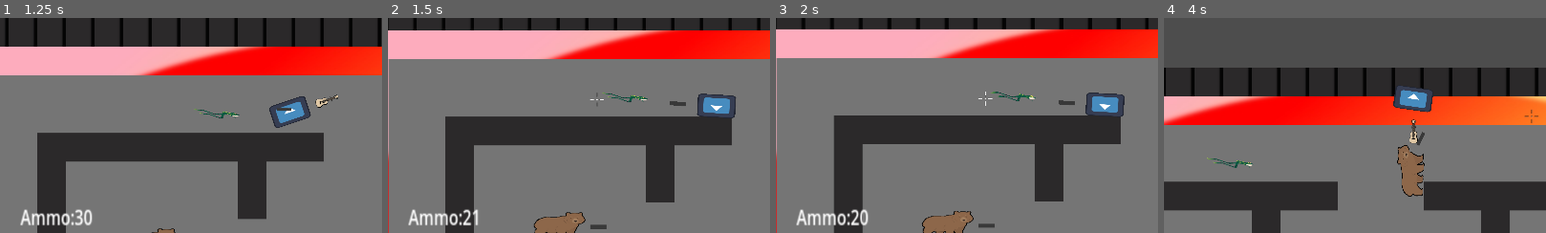
Above: before the commit, frames 1-4 (left to right).
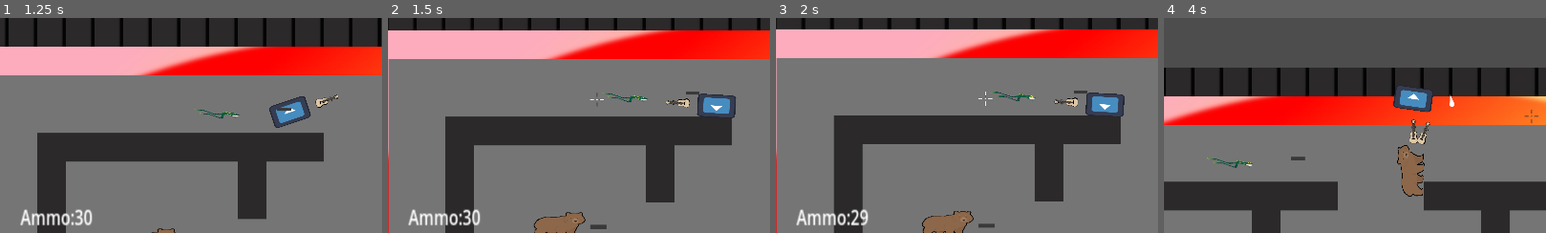
Above: after the commit, the same moments.

Repository: jceja3936/Speedial-Phoenix
Game: Godot game, scene res://scenes/Lvl1.tscn
The game is run twice, just before and just after one commit, with the same random seed, the same clock (stepped at 60 frames per second) and the same inputs. The engine's default icon, where the game draws it, is replaced by a stand-in: a white triangle on a blue panel in a dark square.
Inputs (mouse positions are % of the whole screen's width and height, from its top left):
- Up to frame 1 (1.25 s): move the mouse to (72, 45) at 0.52 s; hold Right (Right) from 0.53 s (still down); tap Shift (Drop) at 0.6 s; tap F (Pick up) at 0.8 s
- Up to frame 2 (1.5 s): move the mouse to (30, 55) at 1.27 s; release Right (Right) at 1.28 s; hold S (Down) from 1.28 s (still down); tap F (Pick up) at 1.35 s
- Up to frame 3 (2 s): keep holding S (Down); click (30, 55) at 1.55 s
- Up to frame 4 (4 s): tap Enter at 2 s; move the mouse to (60, 28) at 2.02 s; release S (Down) at 2.03 s; press the mouse at (60, 28) at 2.03 s; hold Right (Right) 2.03-2.78 s; tap Shift (Drop) at 2.3, 2.85 s; move the mouse to (45, 70) at 2.77 s; release the mouse at (45, 70) at 2.78 s; hold W (Up) 2.78-3.53 s; tap F (Pick up) at 3.05, 3.6 s; move the mouse to (80, 65) at 3.52 s; press the mouse at (80, 65) at 3.53 s; hold Left (Left) from 3.53 s (still down)
The pictures show only the part of the screen within x 11-61%, y 37-87%; the shares and areas given below are measured in that part.

Frame 1 is identical in both runs. In frame 2, 0.4% of the frame differs, in the area x 19-82%, y 34-97%; in frame 3, 0.2%; in frame 4, 0.3%.

Commit message:
Melee attacks implemented
Player can now use melee attacks to hurt enemies. Bugs not yet patched.

Diff:
--- /dev/null
+++ b/speedialChicago/assets/punch.svg
@@ -0,0 +1 @@
+<svg version="1.1" xmlns="http://www.w3.org/2000/svg" xmlns:xlink="http://www.w3.org/1999/xlink" width="70.42738" height="27.26482" viewBox="0,0,70.42738,27.26482"><g transform="translate(-202.92932,-166.36759)"><g data-paper-data="{&quot;isPaintingLayer&quot;:true}" fill="#ffffff" fill-rule="nonzero" stroke="#ffffff" stroke-width="2" stroke-linejoin="miter" stroke-miterlimit="10" stroke-dasharray="" stroke-dashoffset="0" style="mix-blend-mode: normal"><path d="M272.3567,180c0,6.97669 -5.75495,12.63241 -12.85403,12.63241c-7.09909,0 -12.85403,-5.65572 -12.85403,-12.63241c0,-6.97669 5.75495,-12.63241 12.85403,-12.63241c7.09909,0 12.85403,5.65572 12.85403,12.63241z" stroke-linecap="butt"/><path d="M258.17294,168.25408l-50.52964,13.29727l46.54046,7.97836z" stroke-linecap="round"/></g></g></svg>
--- a/speedialChicago/camera_2d.gd
+++ b/speedialChicago/camera_2d.gd
@@ -16,6 +16,10 @@
 		position = lerp(position, (player_pos + Vector2(100, 0).rotated(get_angle_to(mouse_pos))), .2)
 		$Cursors.position = player_pos
 		$Cursors.offset = Vector2(800, 0).rotated(get_angle_to(mouse_pos))
+	else:
+		position = lerp(position, player_pos, .4)
+		$Cursors.position = mouse_pos
+		$Cursors.offset = Vector2.ZERO
 
 
 	if Input.is_action_just_pressed("Respawn") and player.get("dead") == true:
--- a/speedialChicago/hun.gd
+++ b/speedialChicago/hun.gd
@@ -1,4 +1,6 @@
 extends Sprite2D
+
+@export var hitBox: ShapeCast2D
 
 var currentSprite: Texture
 var bullet: PackedScene = load("res://scenes/bullet.tscn")
@@ -8,15 +10,16 @@
 var rifle: PackedScene = load("res://scenes/rifle.tscn")
 var shotgun: PackedScene = load("res://scenes/shotgun.tscn")
 
-var pSound = load("res://assets/9mm.wav")
+var punchTexture: Texture = load("res://assets/punch.svg")
 
 var gunPickedUp = false
 
-var canFire = false
-var ammo = 10;
+var canFire = true
+var ammo = 0;
 var gunType = 0
 var dammage = 100
-var fireRate = .2
+var fireRate = .5
+var punching = false
 
 #Updates Player on current ammo amount:
 func getAmmo() -> int:
@@ -29,26 +32,32 @@
 		ammo -= 1
 		get_node("/root/Lvl1/Camera2D/AmAm").text = "Ammo:" + str(ammo)
 
-	if Input.is_action_just_pressed("shoot") and !gunPickedUp:
-		melee()
+	print(canFire)
+	if Input.is_action_pressed("shoot") and !gunPickedUp and canFire and !punching:
+		punching = true
+		wait(1)
+		Manager.playSound("pSound", global_position)
+
 
 	if Input.is_action_just_pressed("Drop") and gunPickedUp:
 		dropWeapon(gunType)
 		get_node("/root/Lvl1/Camera2D/AmAm").hide()
 		update_values(0, 0)
 		gunPickedUp = false
+		fireRate = .5
+
+	if punching:
+		melee()
 
 func melee():
-	var new_area = Area2D.new()
-	var new_collision = CollisionShape2D.new()
-	var new_shape = RectangleShape2D.new()
-	new_shape.extents = Vector2(20, 50)
-	new_collision.shape = new_shape
-	add_child(new_area)
-	new_area.add_child(new_collision)
-	new_area.global_position = get_parent().global_position + Vector2(80, 0).rotated(get_parent().rotation)
-	await get_tree().create_timer(0.5).timeout
-	new_area.queue_free()
+	canFire = false
+	texture = punchTexture
+	offset = Vector2(-20, 0).rotated(get_parent().rotation)
+	for i in range(hitBox.get_collision_count()):
+		var collider = hitBox.get_collider(i)
+		if hitBox.is_colliding():
+			if collider.get("enemy") == true:
+				collider.call("hit", 220)
 
 
 func fire() -> void:
@@ -77,8 +86,13 @@
 		bull.damage = dammage
 		get_tree().root.add_child(bull)
 
-func wait() -> bool:
-	await get_tree().create_timer(fireRate).timeout
+func wait(_punched: int = 0) -> bool:
+	if _punched == 1:
+		await get_tree().create_timer(.25).timeout
+		texture = null
+		punching = false
+	else:
+		await get_tree().create_timer(fireRate).timeout
 	canFire = true
 	return true
 
@@ -129,6 +143,7 @@
 	get_tree().root.add_child(instance)
 
 func dropWeapon(gun: int):
+	get_parent().set("gunPickedUp", false)
 	match gun:
 		1:
 			instantiate(pistol)
--- a/speedialChicago/player.gd
+++ b/speedialChicago/player.gd
@@ -11,6 +11,7 @@
 
 var dead = false
 var canFire = false
+var gunPickedUp = false
 
 var rng = RandomNumberGenerator.new()
 var playa = true
@@ -56,4 +57,5 @@
 #value is fire rate, gun is guntype, bulldam is bullet damage
 func weaponGrabbed(which: int, currentAmmo: int) -> void:
 	$hun.update_values(which, currentAmmo)
+	gunPickedUp = true
 	get_node("/root/Lvl1/Camera2D/AmAm").show()
--- a/speedialChicago/scenes/player.tscn
+++ b/speedialChicago/scenes/player.tscn
@@ -1,8 +1,10 @@
-[gd_scene load_steps=5 format=3 uid="uid://drhq6gxwrpafr"]
+[gd_scene load_steps=6 format=3 uid="uid://drhq6gxwrpafr"]
 
 [ext_resource type="Texture2D" uid="uid://i8kqk3lu2u5c" path="res://assets/icon.svg" id="1_4flbx"]
 [ext_resource type="Script" uid="uid://baewr3b6a44lq" path="res://player.gd" id="1_g2els"]
 [ext_resource type="Script" uid="uid://qde2iyn7j3ic" path="res://hun.gd" id="5_qlg0r"]
+
+[sub_resource type="RectangleShape2D" id="RectangleShape2D_qhqgy"]
 
 [sub_resource type="CapsuleShape2D" id="CapsuleShape2D_qhqgy"]
 radius = 37.0
@@ -21,9 +23,17 @@
 
 [node name="bullets" type="Node2D" parent="."]
 
-[node name="hun" type="Sprite2D" parent="."]
+[node name="hun" type="Sprite2D" parent="." node_paths=PackedStringArray("hitBox")]
 position = Vector2(128, -4.52995e-06)
 script = ExtResource("5_qlg0r")
+hitBox = NodePath("punchBox")
+
+[node name="punchBox" type="ShapeCast2D" parent="hun"]
+position = Vector2(-188, 2)
+scale = Vector2(1, 2.84)
+shape = SubResource("RectangleShape2D_qhqgy")
+target_position = Vector2(187, -2.38419e-07)
+collision_mask = 5
 
 [node name="CollisionShape2D" type="CollisionShape2D" parent="."]
 rotation = 1.5708
Not shown, added: speedialChicago/assets/punch.svg.import
